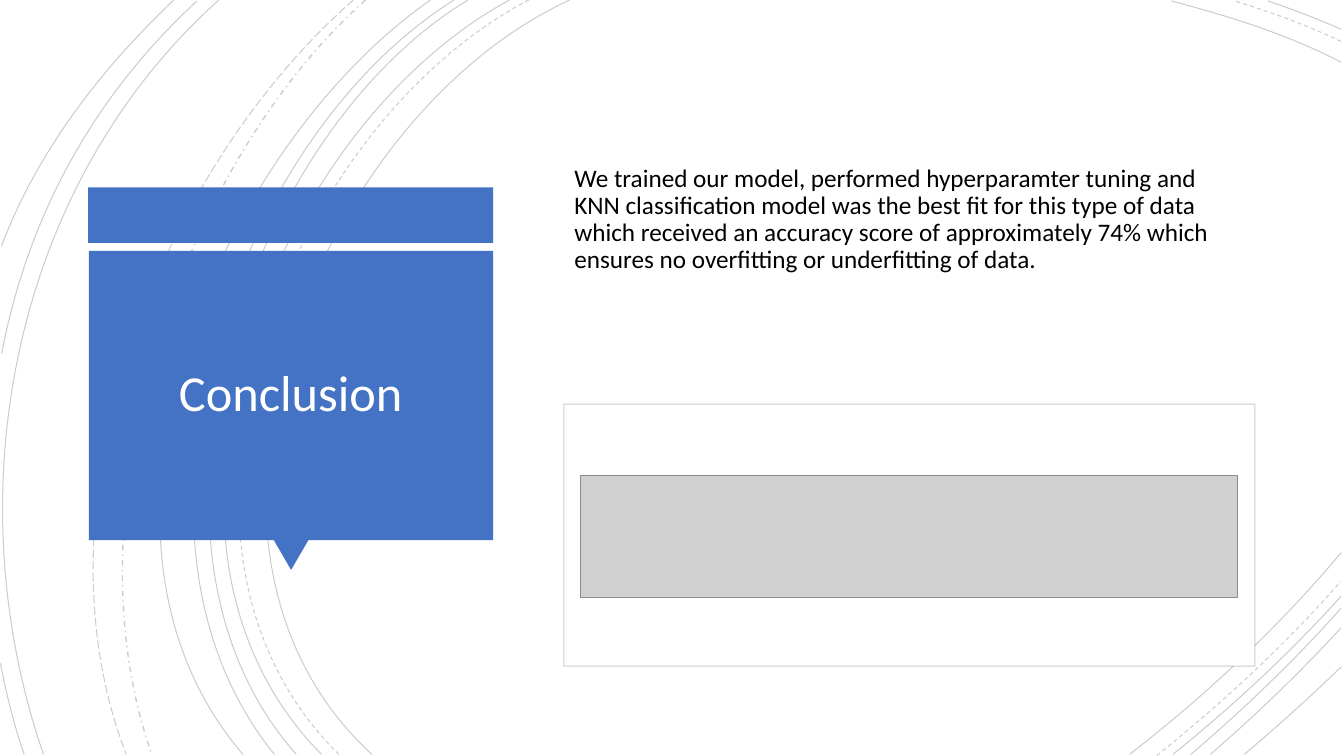
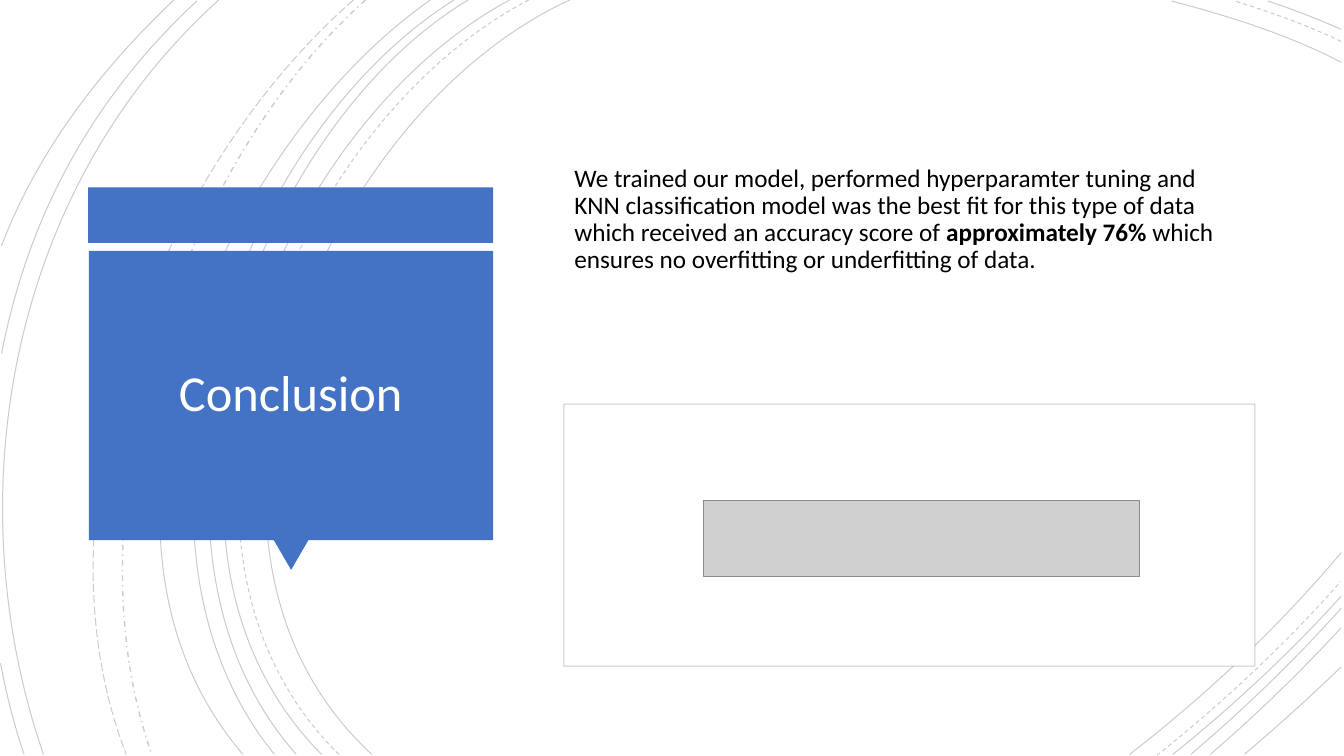
Before and after one commit to adityamulik/INFO-6105---Data-Science-Engineering-And-Tools, a slide deck: slide 8 of Final_Project/INFO6105 - Final Project.pptx (slide 6 before the commit). Drawn at 1344x756 pixels with LibreOffice and Linux fonts; fonts in the diff are those of the drawing; grey boxes stand for pictures. Boxes give left, top, right and bottom in pixels: in the first picture for what was removed or moved away, otherwise in the second. Text is boxed around its words. In the diff, an @@ line names an element or a change of style, - is before the commit and + after.

```diff
--- a/Final_Project/INFO6105 - Final Project.pptx
+++ b/Final_Project/INFO6105 - Final Project.pptx
@@ text at [574, 169, 1213, 273]: text changed @@
-We trained our model, performed hyperparamter tuning and KNN classification model was the best fit for this type of data which received an accuracy score of approximately 74% which ensures no overfitting or underfitting of data.
+We trained our model, performed hyperparamter tuning and KNN classification model was the best fit for this type of data which received an accuracy score of approximately 76% which ensures no overfitting or underfitting of data.
@@ picture removed at [581, 476, 1237, 598] @@
@@ picture added at [704, 500, 1140, 577] @@
```
Also in this commit, not shown: 2 slides added, 1 other file.
